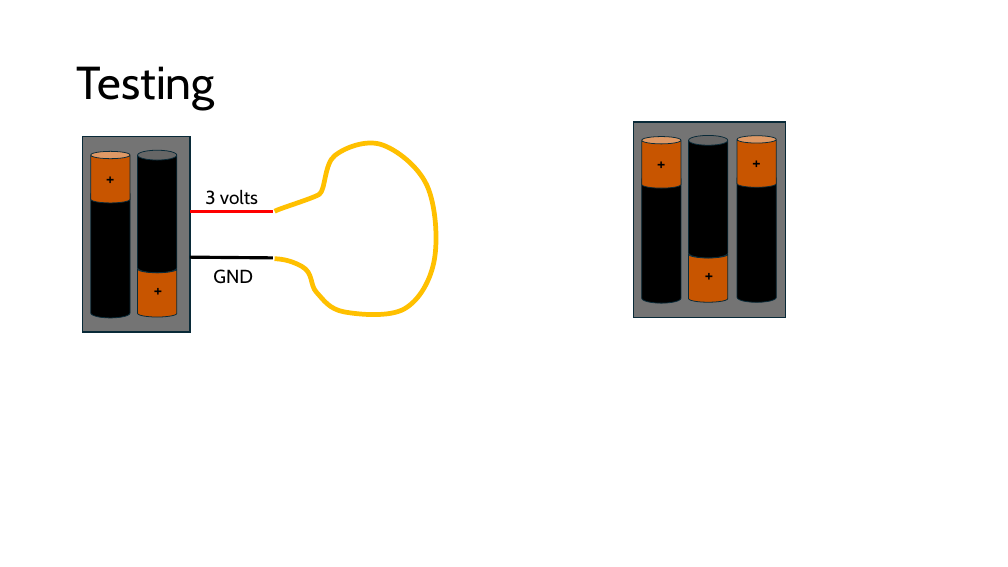
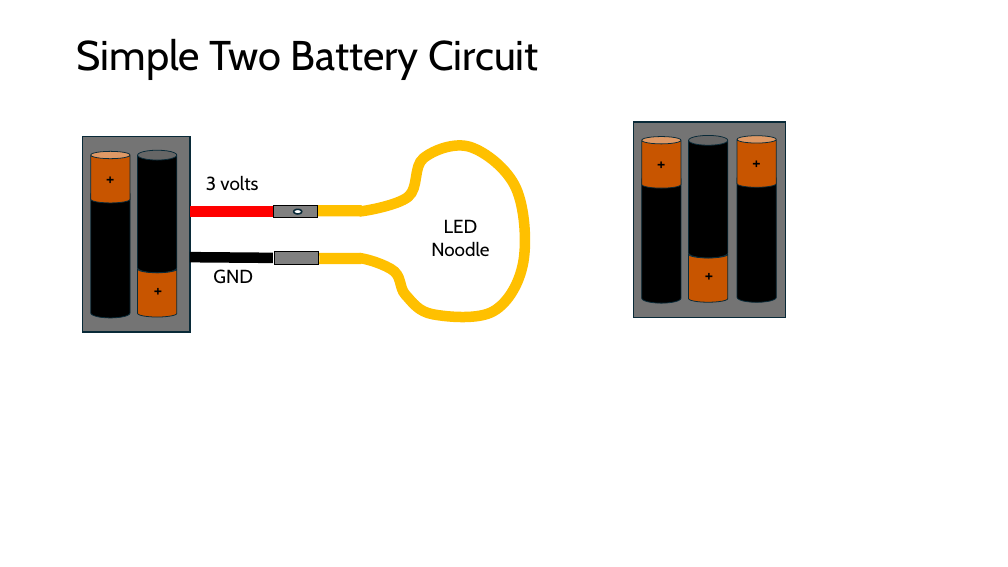
Before and after one commit to dmccreary/beginning-electronics, a slide deck: slide 3 of slides/LED-figures.pptx. Drawn at 1008x567 pixels with LibreOffice and Linux fonts; fonts in the diff are those of the drawing. Boxes give left, top, right and bottom in pixels: in the first picture for what was removed or moved away, otherwise in the second. Text is boxed around its words. In the diff, an @@ line names an element or a change of style, - is before the commit and + after.

```diff
--- a/slides/LED-figures.pptx
+++ b/slides/LED-figures.pptx
@@ title at <box>77,38,539,80</box>: text changed; size 44 to 39.6 pt @@
-Testing
+Simple Two Battery Circuit
@@ freeform shape: place and size @@
-freeform shape at <box>274,143,436,315</box>
+freeform shape at <box>359,145,526,317</box>
@@ freeform shape at <box>359,145,526,317</box>: outline #FFC000 4.5 pt to #FFC000 10 pt @@
@@ text "3 volts": place and size @@
-text "3 volts" at <box>205,189,258,205</box>
+text "3 volts" at <box>206,175,258,191</box>
@@ rectangle added at <box>274,205,318,218</box>, fill #808080, outline #000000 0.75 pt @@
@@ ellipse added at <box>294,209,302,214</box>, fill #FFFFFF, outline #092A39 1.5 pt @@
@@ cylinder added at <box>315,205,363,217</box>, fill #FFC000 @@
@@ line (190, 212) - (273, 212): stroke #FF0000 3 pt to #FF0000 10 pt @@
@@ text added at <box>431,219,489,256</box>, 18 pt, text #000000 @@
+LED
+Noodle
@@ line (190, 257) - (273, 258): stroke #000000 3 pt to #000000 10 pt @@
@@ rectangle added at <box>274,252,319,265</box>, fill #808080, outline #000000 0.75 pt @@
@@ cylinder added at <box>317,253,363,264</box>, fill #FFC000 @@
```
Also in this commit, not shown: 1 other slide changed, 6 slides added, 1 slide removed, 3 other files.
